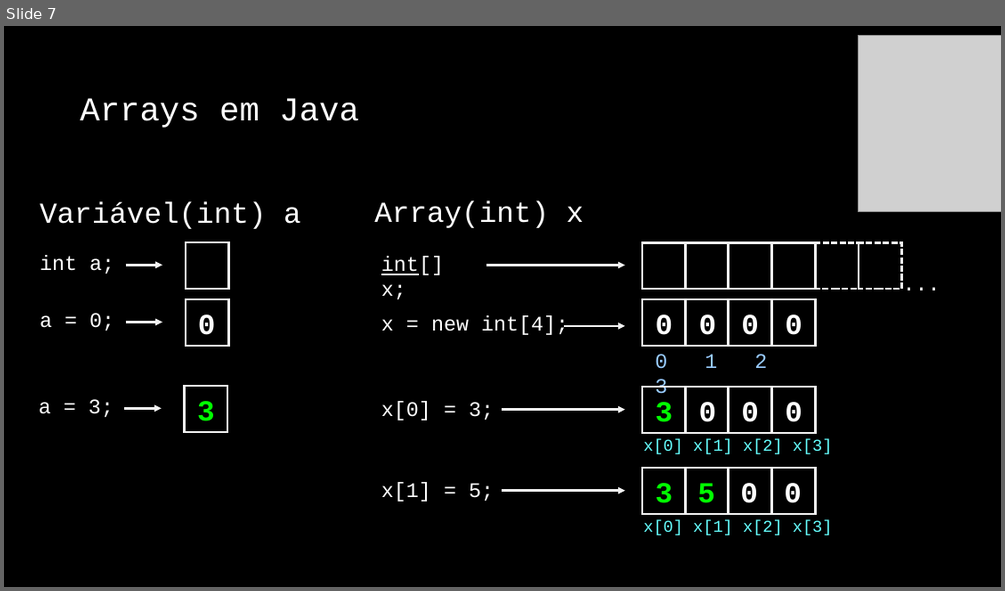
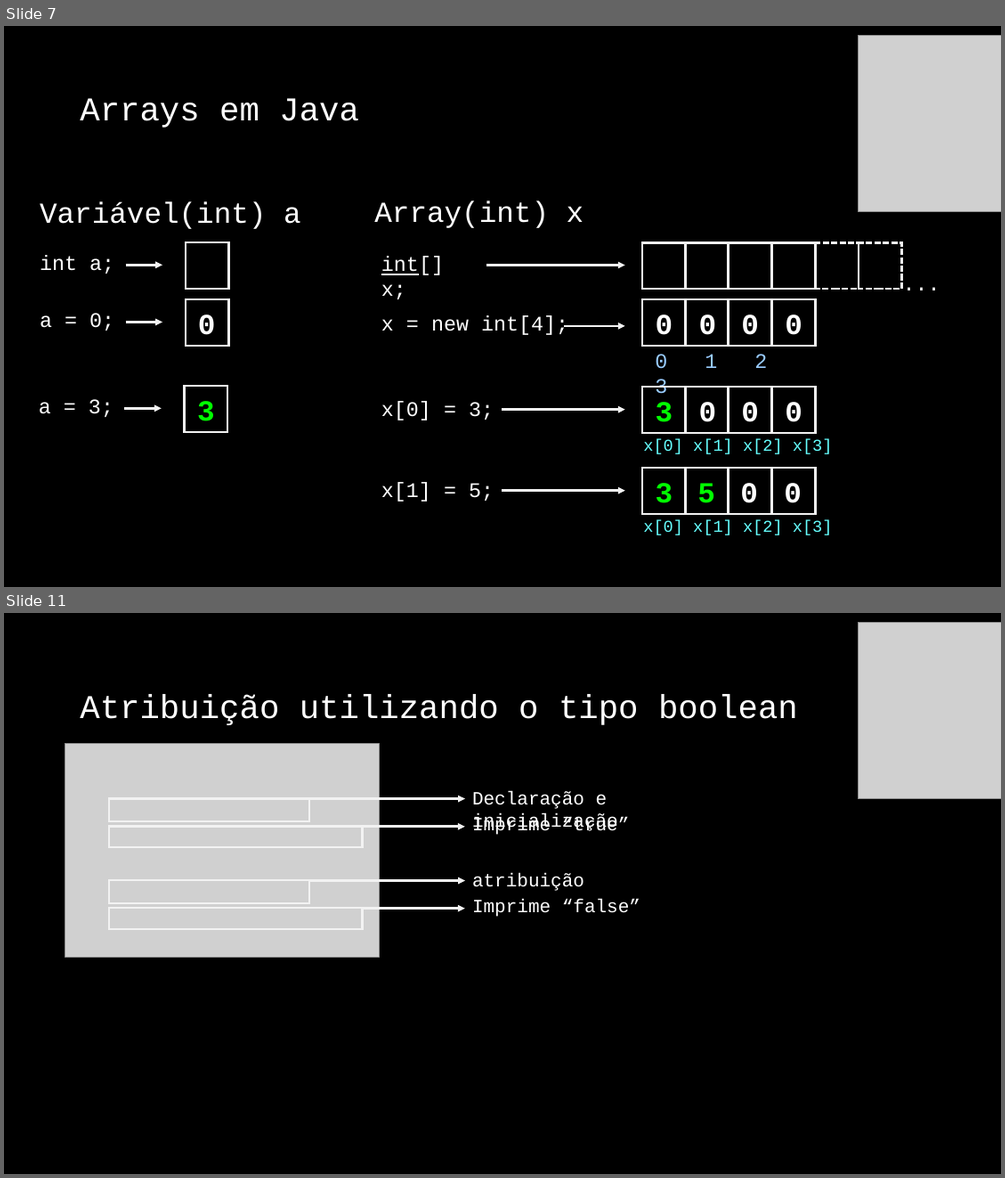
Before and after one commit to jrdutra/algoritmos, a slide deck: material_de_apoio/resumo_pratico.pptx. Shown one above the other, each under a label of ours: slide 7 before the commit, slides 7 and 11 after it; the slides between them are not shown. The pictures are 1005x591 and 1005x1178 pixels, drawn with LibreOffice and Linux fonts; fonts in the diff are those of the drawing; grey boxes stand for pictures. Boxes give left, top, right and bottom in pixels: in the first picture for what was removed or moved away, otherwise in the second. Text is boxed around its words. In the diff, an @@ line names an element or a change of style, - is before the commit and + after.

```diff
--- a/material_de_apoio/resumo_pratico.pptx
+++ b/material_de_apoio/resumo_pratico.pptx
@@ slide 11 added at (4, 613, 1001, 1174), background #000000 @@
@@ picture added at (858, 622, 1001, 798) @@
@@ title added at (80, 694, 798, 725), 32 pt, text #FFFFFF @@
+Atribuição utilizando o tipo boolean
@@ picture added at (65, 744, 379, 957) @@
@@ rectangle added at (109, 798, 310, 821), outline #F2F2F2 2 pt @@
@@ arrow added from (309, 798) to (465, 798), #F2F2F2 2.25 pt @@
@@ text added at (472, 791, 618, 833), 18 pt, text #FFFFFF @@
+Declaração e inicialização
@@ rectangle added at (109, 826, 363, 847), outline #F2F2F2 2 pt @@
@@ arrow added from (362, 826) to (465, 826), #F2F2F2 2.25 pt @@
@@ text added at (472, 817, 630, 835), 18 pt, text #FFFFFF @@
+Imprime “true”
@@ text added at (472, 873, 584, 891), 18 pt, text #FFFFFF @@
+atribuição
@@ rectangle added at (109, 880, 310, 902), outline #F2F2F2 2 pt @@
@@ arrow added from (309, 881) to (465, 881), #F2F2F2 2.25 pt @@
@@ text added at (472, 899, 640, 916), 18 pt, text #FFFFFF @@
+Imprime “false”
@@ rectangle added at (109, 908, 363, 929), outline #F2F2F2 2 pt @@
@@ arrow added from (362, 908) to (465, 908), #F2F2F2 2.25 pt @@
```
Also in this commit, not shown: 3 slides changed, 2 other slides added.
